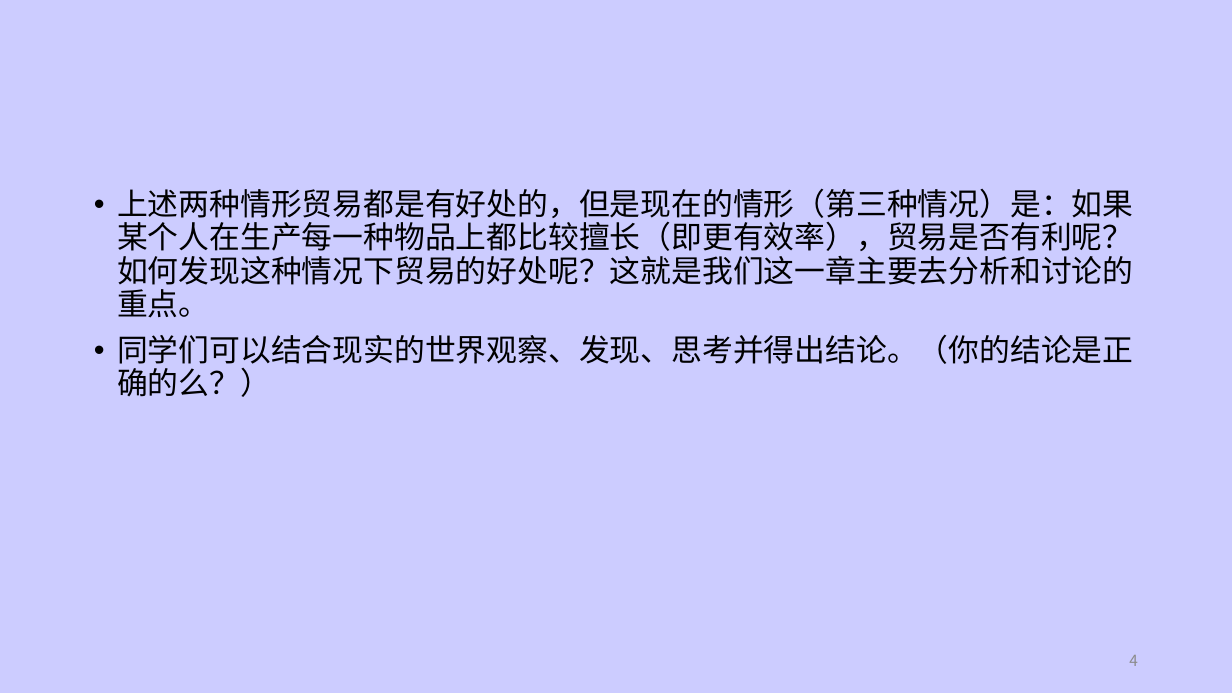
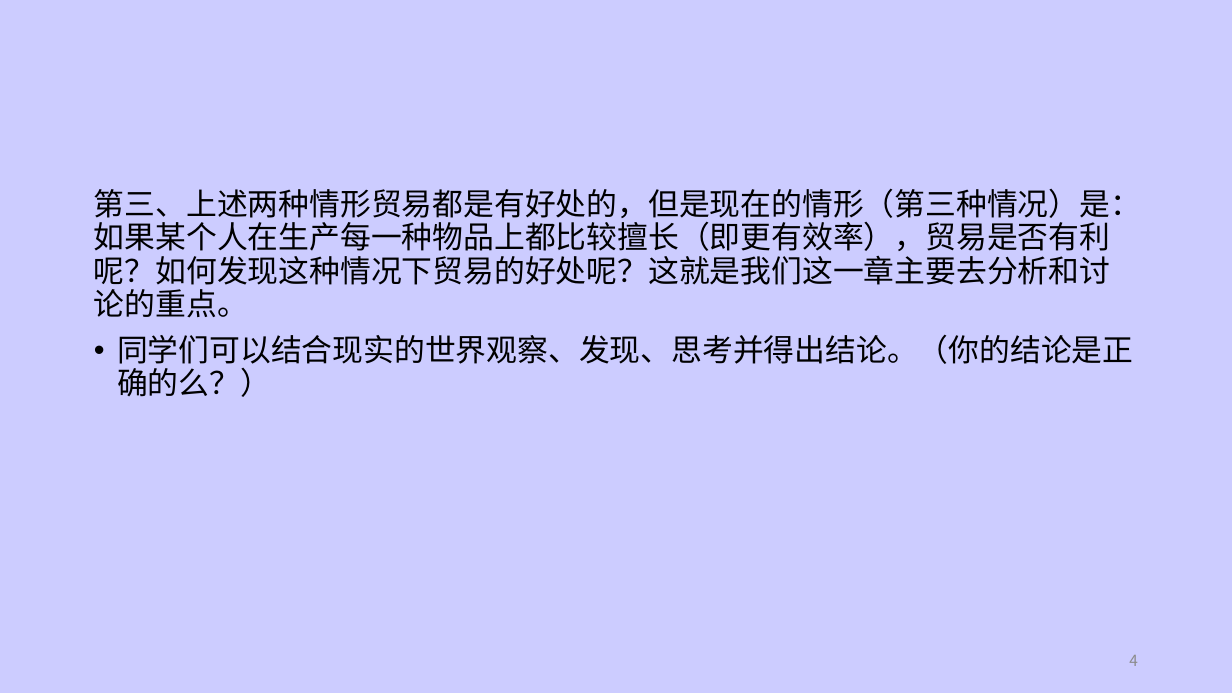
Before and after one commit to dhndzwxj/Teaching_assistant, a slide deck: slide 4 of 微观原理课件/第2章 相互依存性及贸易的好处1.pptx. Drawn at 1232x693 pixels with LibreOffice and Linux fonts; fonts in the diff are those of the drawing. Boxes give left, top, right and bottom in pixels: in the first picture for what was removed or moved away, otherwise in the second. Text is boxed around its words. In the diff, an @@ line names an element or a change of style, - is before the commit and + after.

```diff
--- a/微观原理课件/第2章 相互依存性及贸易的好处1.pptx
+++ b/微观原理课件/第2章 相互依存性及贸易的好处1.pptx
@@ text at [94, 188, 1141, 318]: text changed @@
-• 上述两种情形贸易都是有好处的，但是现在的情形（第三种情况）是：如果某个人在生产每一种物品上都比较擅长（即更有效率），贸易是否有利呢？如何发现这种情况下贸易的好处呢？这就是我们这一章主要去分析和讨论的重点。
+第三、上述两种情形贸易都是有好处的，但是现在的情形（第三种情况）是：如果某个人在生产每一种物品上都比较擅长（即更有效率），贸易是否有利呢？如何发现这种情况下贸易的好处呢？这就是我们这一章主要去分析和讨论的重点。
```
Also in this commit, not shown: 6 other slides changed.
